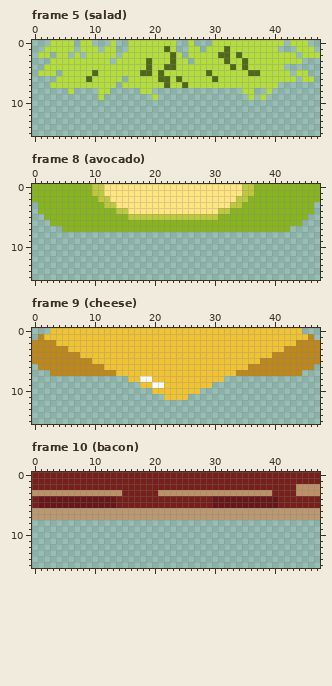
Pixel-art file: assets/ingredients.ase. This is how it looked before the edit.
48x16 pixels, 16 frames. Shown: frame 5 (salad), frame 8 (avocado), frame 9 (cheese), frame 10 (bacon). The commit also changed other frames, which this record leaves out.
Now the later version:
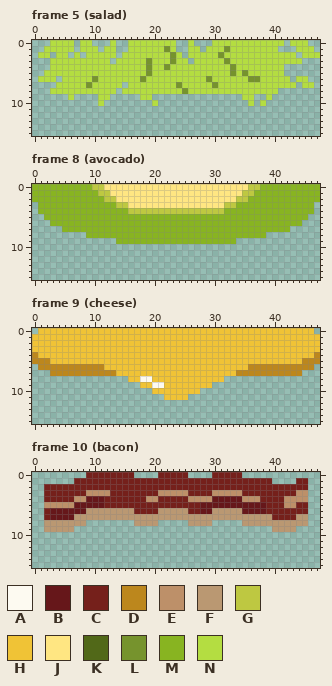
Palette (. is transparent): A #fdfaf1  B #66171a  C #75201b  D #bc871d  E #bd9069  F #ba9872  G #bec841  H #f0c336  J #ffe682  K #516818  L #76932d  M #88b421  N #b4dd41
The exact change:
--- frame 5 (salad)
@@ x 0..47 @@
  0 ...NNNN.NN...N..NNNNNNNN..N...NNNNNNNNNNNN.NNN..
- 1 ..NNNNN.NNN.NN..NNNNNNKN..NN.NNNKNNNNNNNN...NNN.
- 2 .NN.NN.N.NNNNN.NNNNNNNNKN.NNNNNKKNKNNNNNNNNN.NNN
- 3 ...NNNNNNNNNN.NNNNNKNNNKNN.NNNNNKNNKNNNNNNNNN...
- 4 ..NNNNNNNNNNNNNNNNNKNNKKNNNNNNNNNKNKNNNNNN......
- 5 .NNN.NNNNNKNNNNNNNKKNKNNNNNNNKNNNNNNKKNNNNN.NN..
- 6 ....NNNNNKNNNNN.NNNNNKKNKNNNNNKNNNNNNNNNNNNN.NN.
- 7 ...NNNNNNNNNNN.NNNNNNNKNNKNNNNNNNNNNNNNNN.......
- 8 ......N....NN.....NN...............NN..N........
- 9 ...........N........N...............N.N.........
-10 ................................................
+ 1 ..NNNNN.NNN.NN..NNNNNNLN..NN.NNNLNNNNNNNN...NNN.
+ 2 .NN.NN.N.NNNNN.NNNNNNNNLN.NNNNNLNNNNNNNNNNNN.NNN
+ 3 ...NNNNNNNNNN.NNNNNLNNNLNN.NNNNNLNNNNNNNNNNNN...
+ 4 ...NNNNNNNNNNNNNNNNLNNLNNNNNNNNNNLNNNNNNNN......
+ 5 ..NNNNNNNNNNNNNNNNNLNNNNNNNNNNNNNLNLNNNNNN......
+ 6 .NNN.NNNNNLNNNNNNNLNNNNNNNNNNLNNNNNNLLNNNNN.NN..
+ 7 ....NNNNNLNNNNN.NNNNNNNNLNNNNNLNNNNNNNNNNNNN.NN.
+ 8 ...NNNNNNNNNNN.NNNNNNNNNNLNNNNNNNNNNNNNNN.......
+ 9 ......N....NN.....NN...............NN..N........
+10 ...........N........N...............N.N.........
 11 ................................................
--- frame 8 (avocado)
@@ x 0..47 @@
- 0 MMMMMMMMMMGGJJJJJJJJJJJJJJJJJJJJJJJGGMMMMMMMMMMM
- 1 MMMMMMMMMMGGJJJJJJJJJJJJJJJJJJJJJJJGGMMMMMMMMMMM
- 2 MMMMMMMMMMMGGJJJJJJJJJJJJJJJJJJJJJGGMMMMMMMMMMMM
- 3 .MMMMMMMMMMMGGJJJJJJJJJJJJJJJJJJJGGMMMMMMMMMMMM.
- 4 .MMMMMMMMMMMMMGGJJJJJJJJJJJJJJJGGMMMMMMMMMMMMMM.
- 5 ..MMMMMMMMMMMMMMGGGGGGGGGGGGGGGMMMMMMMMMMMMMMM..
+ 0 MMMMMMMMMMGGJJJJJJJJJJJJJJJJJJJJJJJJGGMMMMMMMMMM
+ 1 MMMMMMMMMMMGGJJJJJJJJJJJJJJJJJJJJJJGGMMMMMMMMMMM
+ 2 MMMMMMMMMMMMGGJJJJJJJJJJJJJJJJJJJJGGMMMMMMMMMMMM
+ 3 .MMMMMMMMMMMMMGGJJJJJJJJJJJJJJJJGGMMMMMMMMMMMMM.
+ 4 .MMMMMMMMMMMMMMMGGGGGGGGGGGGGGGGMMMMMMMMMMMMMMM.
+ 5 ..MMMMMMMMMMMMMMMMMMMMMMMMMMMMMMMMMMMMMMMMMMMM..
  6 ...MMMMMMMMMMMMMMMMMMMMMMMMMMMMMMMMMMMMMMMMMM...
  7 .....MMMMMMMMMMMMMMMMMMMMMMMMMMMMMMMMMMMMMM.....
- 8 ................................................
- 9 ................................................
+ 8 .........MMMMMMMMMMMMMMMMMMMMMMMMMMMMMM.........
+ 9 ..............MMMMMMMMMMMMMMMMMMMM..............
 10 ................................................
--- frame 9 (cheese)
@@ x 0..47 @@
- 0 ...HHHHHHHHHHHHHHHHHHHHHHHHHHHHHHHHHHHHHHHHHH...
- 1 .DHHHHHHHHHHHHHHHHHHHHHHHHHHHHHHHHHHHHHHHHHHHHD.
- 2 DDDDHHHHHHHHHHHHHHHHHHHHHHHHHHHHHHHHHHHHHHHHDDDD
- 3 DDDDDDHHHHHHHHHHHHHHHHHHHHHHHHHHHHHHHHHHHHDDDDDD
- 4 DDDDDDDDHHHHHHHHHHHHHHHHHHHHHHHHHHHHHHHHDDDDDDDD
- 5 DDDDDDDDDDHHHHHHHHHHHHHHHHHHHHHHHHHHHHDDDDDDDDDD
+ 0 .HHHHHHHHHHHHHHHHHHHHHHHHHHHHHHHHHHHHHHHHHHHHHH.
+ 1 HHHHHHHHHHHHHHHHHHHHHHHHHHHHHHHHHHHHHHHHHHHHHHHH
+ 2 HHHHHHHHHHHHHHHHHHHHHHHHHHHHHHHHHHHHHHHHHHHHHHHH
+ 3 HHHHHHHHHHHHHHHHHHHHHHHHHHHHHHHHHHHHHHHHHHHHHHHH
+ 4 DHHHHHHHHHHHHHHHHHHHHHHHHHHHHHHHHHHHHHHHHHHHHHHD
+ 5 DDDHHHHHHHHHHHHHHHHHHHHHHHHHHHHHHHHHHHHHHHHHHDDD
  6 .DDDDDDDDDDDHHHHHHHHHHHHHHHHHHHHHHHHDDDDDDDDDDD.
--- frame 10 (bacon)
@@ x 0..47 @@
- 0 CCCCCCCCCCCCCCCCCCCCCCCCCCCCCCCCCCCCCCCCCCCCCCCC
- 1 CCCCCCCCCCCCCCCCCCCCCCCCCCCCCCCCCCCCCCCCCCCCCCCC
- 2 CCCCCCCCCCCCCCCCCCCCCCCCCCCCCCCCCCCCCCCCCCCCEEEE
- 3 EEEEEEEEEEEEEEECCCCCCEEEEEEEEEEEEEEEEEEECCCCEEEE
- 4 CBBBBBBBBBBBBBCCCCCCCCCCCCCCCCBBBBBBBBBBBCCCCCCC
- 5 CBBBBBBBBBBBBBCCCCCCCCCCCCCCCCBBBBBBBBBBBCCCCCCC
- 6 FFFFFFFFFFFFFFFFFFFFFFFFFFFFFFFFFFFFFFFFFFFFFFFF
- 7 FFFFFFFFFFFFFFFFFFFFFFFFFFFFFFFFFFFFFFFFFFFFFFFF
- 8 ................................................
- 9 ................................................
+ 0 .........CCCCCCCC....CCCCC....CCCCC.............
+ 1 .......CCCCCCCCCCCCCCCCCCCCCCCCCCCCCCCCC....CC..
+ 2 ..CCCCCCCCCCCCCCCCCCCCCCCCCCCCCCCCCCCCCCCCCCCC..
+ 3 ..CCCCCCCEEEECCCCCCCCEEEEECCCCEEEEECCCCCCCCCEE..
+ 4 ..CCCCCEEBBBCCCCCCCEECCCCCEEEEBBBBBEEECCCCEEEE..
+ 5 ..EEEEEBBBBBCCCCCCCCCCCCCCCCBBBBBBBBBBBCCCEECC..
+ 6 ..CBBBBBBFFFFFFFFCCCCFFFFFCCBBFFFFFBBBBCCCCCCC..
+ 7 ..CBBBBFFFFFFFFFFFFFFFFFFFFFFFFFFFFFFFFFCCCCFF..
+ 8 ..FFFFFFF........FFFF.....FFFF.....FFFFFFFFFFF..
+ 9 ..FFFFF.................................FFFF....
 10 ................................................
Pixel boxes of the changes (left, top, right, bottom) in both pictures:
changed: (38, 46, 314, 106)
changed: (86, 184, 266, 244)
changed: (32, 328, 92, 364)
changed: (260, 328, 320, 364)
changed: (32, 472, 86, 532)
changed: (104, 472, 158, 526)
changed: (188, 472, 212, 526)
changed: (242, 472, 320, 532)
